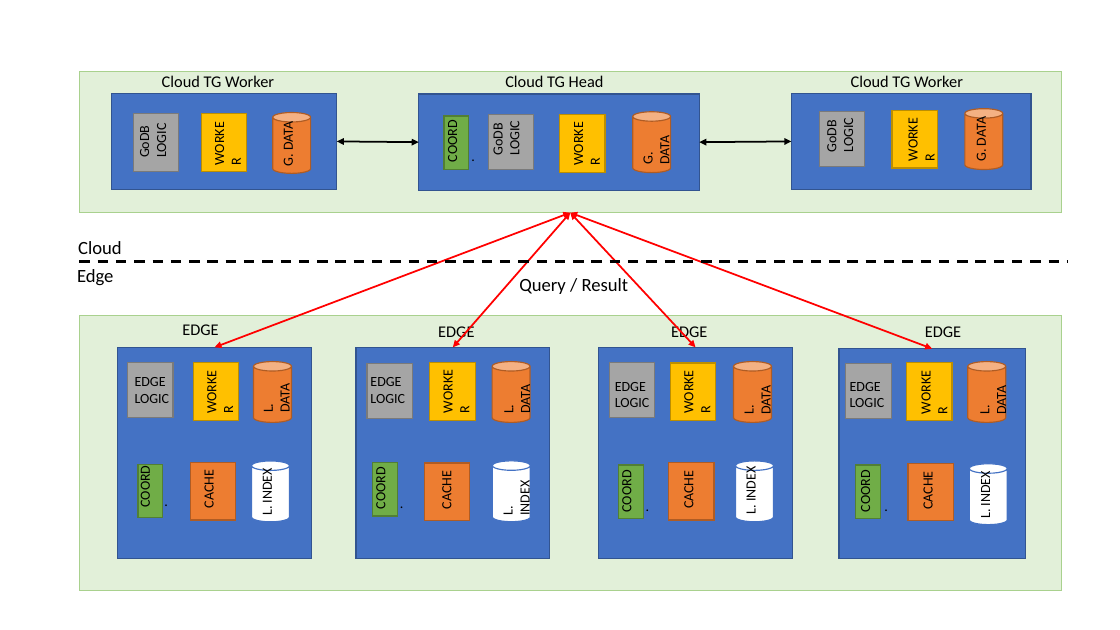
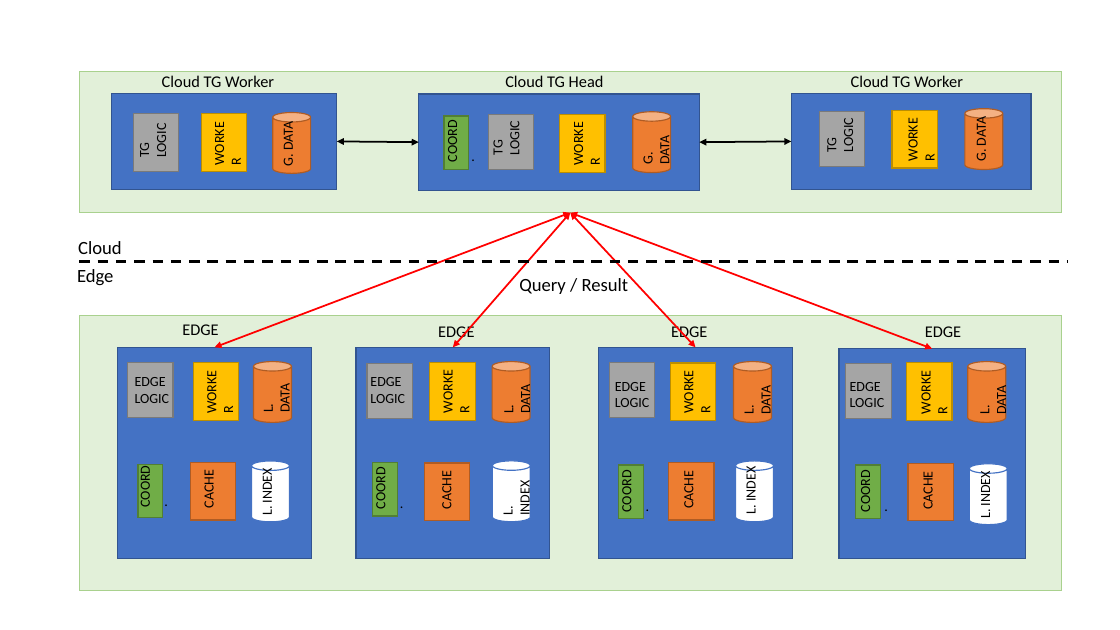
Before and after one commit to shriramrseee/ds256-jan2019, a slide deck: slide 2 of project/report/Diagrams.pptx. Drawn at 1120x630 pixels with LibreOffice and Linux fonts; fonts in the diff are those of the drawing. Boxes give left, top, right and bottom in pixels: in the first picture for what was removed or moved away, otherwise in the second. Text is boxed around its words. In the diff, an @@ line names an element or a change of style, - is before the commit and + after.

```diff
--- a/project/report/Diagrams.pptx
+++ b/project/report/Diagrams.pptx
@@ text at box(136, 126, 170, 157): text changed @@
-GoDB LOGIC
+TG LOGIC
@@ text at box(489, 124, 523, 155): text changed @@
-GoDB LOGIC
+TG LOGIC
@@ text at box(823, 121, 857, 152): text changed @@
-GoDB LOGIC
+TG LOGIC
```
Also in this commit, not shown: 3 other files.
